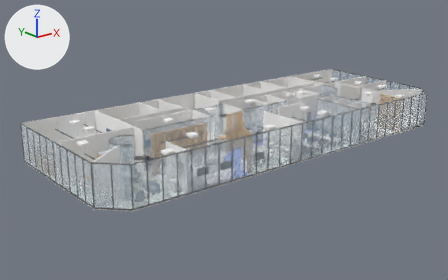
A saved change to the glTF model xcamp-fl20.glb.
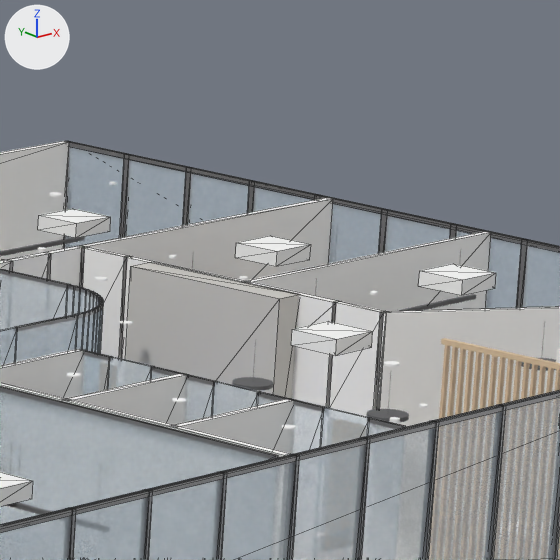
Old and new are each drawn whole from a 50 mm lens placed at (-43.72, -49.73, 20.62), pointed at (-2.75, 1.48, 0.14) and again close up on the part from 72% to 88% of the width and 18% to 44% of the height. Every picture has the same lights, and +X, +Y and +Z are marked at upper left. The older version's two pictures come first. The close-ups show mesh edges as thin lines. Where no turn or scale is listed for an object, it has been applied to the vertices.

The older version as bpy lines, for what is in view:
```python
me_ac_mk_03__white = bpy.data.meshes.new('AC_MK_03__white')
me_ac_mk_03__white.from_pydata(...)  # a box spanning x 18.78..19.62, y -3.07..-2.23, z 3.75..4.0
me_ac_mk_03__white.materials.append(mat_white)  # white #fbfbfb
me_circulation__midgrey = bpy.data.meshes.new('Circulation__midgrey')
me_circulation__midgrey.from_pydata(...)  # a box spanning x 15.48..15.98, y -2.15..0.85, z 0.0..4.0
me_circulation__midgrey.materials.append(mat_midgrey)  # light grey #cdcbc6
me_structure__frame = bpy.data.meshes.new('Structure__frame')
me_structure__frame.from_pydata(...)  # 496 vertices, 744 faces; spans x -18.8..13.7, y -8.5..2.4, z 0.0..4.0
me_structure__frame.materials.append(mat_frame)  # grey #838385
ob_ac_mk_03__white = bpy.data.objects.new('AC_MK_03__white', me_ac_mk_03__white)
ob_ac_mk_03__white.location = (0.0, 0.0, 0.0)
ob_circulation__midgrey = bpy.data.objects.new('Circulation__midgrey', me_circulation__midgrey)
ob_circulation__midgrey.parent = ob_zone_circulation
ob_circulation__midgrey.location = (0.0, 0.0, 0.0)
ob_structure__frame = bpy.data.objects.new('Structure__frame', me_structure__frame)
ob_structure__frame.location = (0.0, 0.0, 0.0)
# also in view: 'AC_WS_02__white' at (3.85, -6.85, 3.88); 'Structure__wood' at (-0.86, -1.91, 2.0); 'AC_MK_02__white' at (17.75, 4.05, 3.88); 'Structure__wall' at (-0.02, 0.07, 2.0); 'AC_MC_01__white' at (18.6, 0.55, 3.88)
```
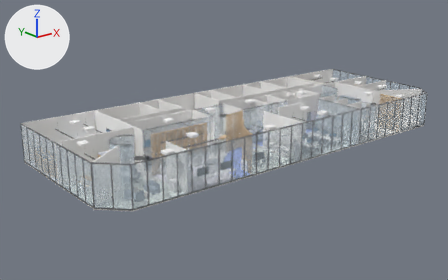
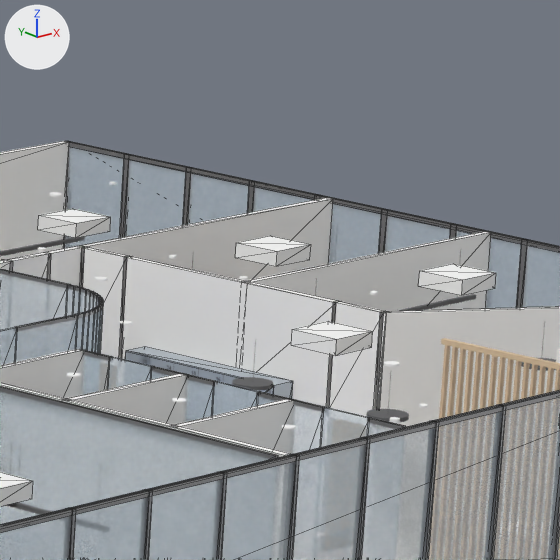
Where the change shows, as pixel boxes (x1, y1, x2, y2) in the close-ups (560 x 560 px):
'Circulation__midgrey', no longer drawn: before (125, 262, 299, 399)
'LCK_01__locker', added: after (126, 346, 293, 399)
'LCK_01__doors', added: after (125, 352, 274, 394)

What changed in the scene script:
```text
Add img_image_0:
    img_image_0 = load_image('Image_0', '_unpacked/Image_0', 1536, 1305, 'sRGB')
Add mat_locker_doors:
    mat_locker_doors = principled_material('locker_doors')
    mat_locker_doors.texture = img_image_0
    mat_locker_doors.metallic = 0.1
    mat_locker_doors.roughness = 0.35
Add mat_locker:
    mat_locker = principled_material('locker')
    mat_locker.base_color = (0.421, 0.47, 0.523)  # light grey #aeb6bf
    mat_locker.metallic = 0.1
    mat_locker.roughness = 0.35
Add me_lck_01__doors:
    me_lck_01__doors.from_pydata(...)  # 4 vertices, 2 faces; spans x 15.48, y -2.15..0.85, z 0.06..2.61
    me_lck_01__doors.materials.append(mat_locker_doors)  # picture img_image_0
Add me_lck_01__locker:
    me_lck_01__locker.from_pydata(...)  # a box spanning x 15.49..15.94, y -2.15..0.85, z 0.06..2.63
    me_lck_01__locker.materials.append(mat_locker)  # light grey #aeb6bf
Change ob_circulation__midgrey:
    ob_circulation__midgrey: bpy.data.objects.new('Circulation__midgrey', me_circulation__midgrey) -> bpy.data.objects.new('Circulation__midgrey', None)
Add ob_lck_01__doors:
    ob_lck_01__doors = bpy.data.objects.new('LCK_01__doors', me_lck_01__doors)
    ob_lck_01__doors.location = (0.0, 0.0, 0.0)
Add ob_lck_01__locker:
    ob_lck_01__locker = bpy.data.objects.new('LCK_01__locker', me_lck_01__locker)
    ob_lck_01__locker.location = (0.0, 0.0, 0.0)
```
